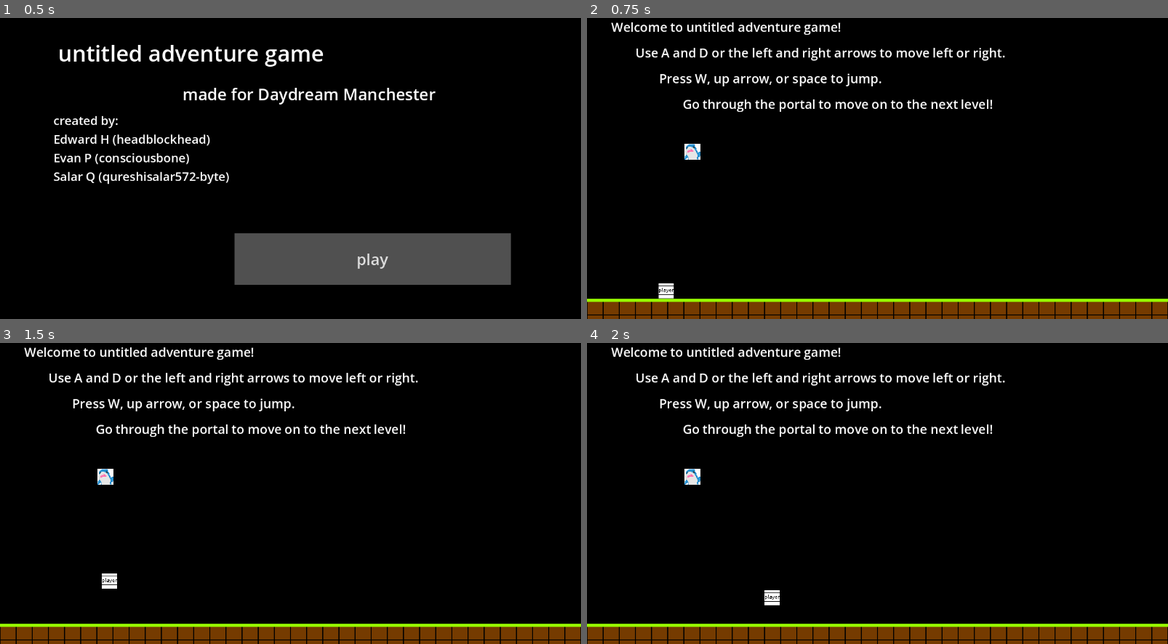
Above: before the commit, frames 1-4 (two rows, left to right).
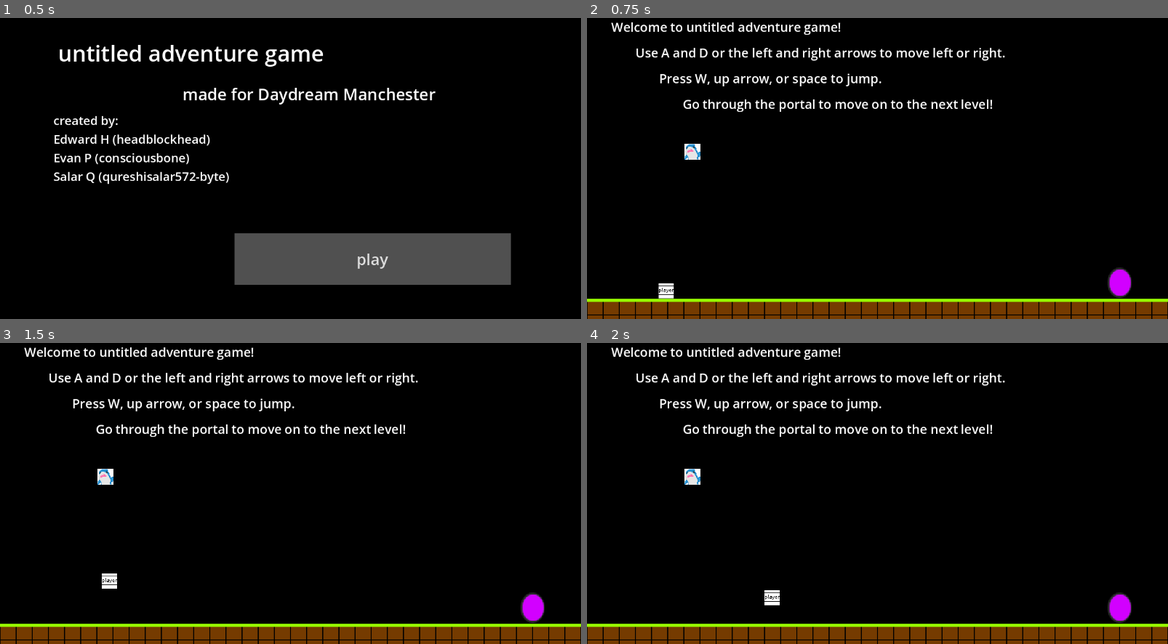
Above: after the commit, the same moments.

Repository: headblockhead/daydream-manchester
Game: Godot game, scene res://TitleScreen/title_screen.tscn
Two runs of this game, one before a commit and one after it. Both use one fixed random seed, a clock stepped at 60 frames per second and the inputs below.
Inputs:
- Up to frame 1 (0.5 s): no input
- Up to frame 2 (0.75 s): click "play" at 0.5 s
- Up to frame 3 (1.5 s): tap W at 1.25 s; hold Right (right) from 1.28 s (still down)
- Up to frame 4 (2 s): keep holding Right (right); tap Up (jump) at 1.52 s

Frame 1 is identical in both runs. In frame 2, 0.3% of the frame differs, in the area x 89-94%, y 82-93%; in frame 3, 0.3%; in frame 4, 0.3%.

Commit message:
add portal to move to next world

Diff:
--- a/TitleScreen.gd
+++ b/TitleScreen.gd
@@ -1,6 +1,5 @@
 extends Control
 
 func _on_start_button_pressed() -> void:
-	print("button pressed")
+	print("start button pressed, moving to world0")
 	get_tree().change_scene_to_file("res://world0.tscn")
-	pass # Replace with function body.
--- a/player_character_body_2d.gd
+++ b/player_character_body_2d.gd
@@ -1,9 +1,7 @@
 extends CharacterBody2D
-
 
 const SPEED = 300.0
 const JUMP_VELOCITY = -400.0
-
 
 func _physics_process(delta: float) -> void:
 	# Add the gravity.
@@ -23,3 +21,7 @@
 		velocity.x = move_toward(velocity.x, 0, SPEED)
 
 	move_and_slide()
+
+func _ready() -> void:
+	print("player ready, adding to player group")
+	add_to_group("player")
--- /dev/null
+++ b/portal.gd
@@ -0,0 +1,12 @@
+extends Area2D
+
+@export var target_scene: PackedScene
+
+# Called when the node enters the scene tree for the first time.
+func _ready() -> void:
+	body_entered.connect(_on_body_entered)
+
+func _on_body_entered(body: Node) -> void:
+	if body.is_in_group("player") and target_scene:
+		print("portal: player _on_body_entered")
+		get_tree().change_scene_to_packed(target_scene)
--- a/world0.tscn
+++ b/world0.tscn
@@ -1,8 +1,11 @@
-[gd_scene load_steps=6 format=4 uid="uid://ckudr8chj1kgo"]
+[gd_scene load_steps=10 format=4 uid="uid://ckudr8chj1kgo"]
 
 [ext_resource type="Texture2D" uid="uid://barm63frdlcir" path="res://tileset.png" id="1_nxx1f"]
-[ext_resource type="PackedScene" uid="uid://b088lp3apqk4d" path="res://player.tscn" id="2_luep3"]
-[ext_resource type="PackedScene" uid="uid://duxiutacar2iy" path="res://friend.tscn" id="3_1rg5t"]
+[ext_resource type="PackedScene" uid="uid://corge3g4cu8iw" path="res://player.tscn" id="2_luep3"]
+[ext_resource type="PackedScene" path="res://friend.tscn" id="3_1rg5t"]
+[ext_resource type="Script" uid="uid://el65pd1mu2cq" path="res://portal.gd" id="4_mbvbo"]
+[ext_resource type="Texture2D" uid="uid://ckk82iy6h817l" path="res://portal.png" id="5_0coyo"]
+[ext_resource type="PackedScene" uid="uid://dwqbpjn7sk2r4" path="res://TitleScreen/title_screen.tscn" id="5_ipp2d"]
 
 [sub_resource type="TileSetAtlasSource" id="TileSetAtlasSource_onrkg"]
 resource_name = "terrain"
@@ -173,6 +176,9 @@
 terrain_set_0/terrain_0/color = Color(0.5, 0.34375, 0.25, 1)
 sources/1 = SubResource("TileSetAtlasSource_onrkg")
 
+[sub_resource type="RectangleShape2D" id="RectangleShape2D_ipp2d"]
+size = Vector2(50, 62)
+
 [node name="Node2D" type="Node2D"]
 texture_filter = 1
 
@@ -185,6 +191,7 @@
 
 [node name="Node2D2" parent="." instance=ExtResource("3_1rg5t")]
 position = Vector2(209, 316)
+
 [node name="InfoLabel1" type="Label" parent="."]
 offset_left = 48.0
 offset_top = 51.0
@@ -216,3 +223,15 @@
 offset_bottom = 239.0
 theme_override_font_sizes/font_size = 25
 text = "Go through the portal to move on to the next level!"
+
+[node name="Portal" type="Area2D" parent="."]
+position = Vector2(1056, 576)
+script = ExtResource("4_mbvbo")
+target_scene = ExtResource("5_ipp2d")
+
+[node name="Sprite2D" type="Sprite2D" parent="Portal"]
+scale = Vector2(2, 2)
+texture = ExtResource("5_0coyo")
+
+[node name="CollisionShape2D" type="CollisionShape2D" parent="Portal"]
+shape = SubResource("RectangleShape2D_ipp2d")
Not shown, added: portal.gd.uid
